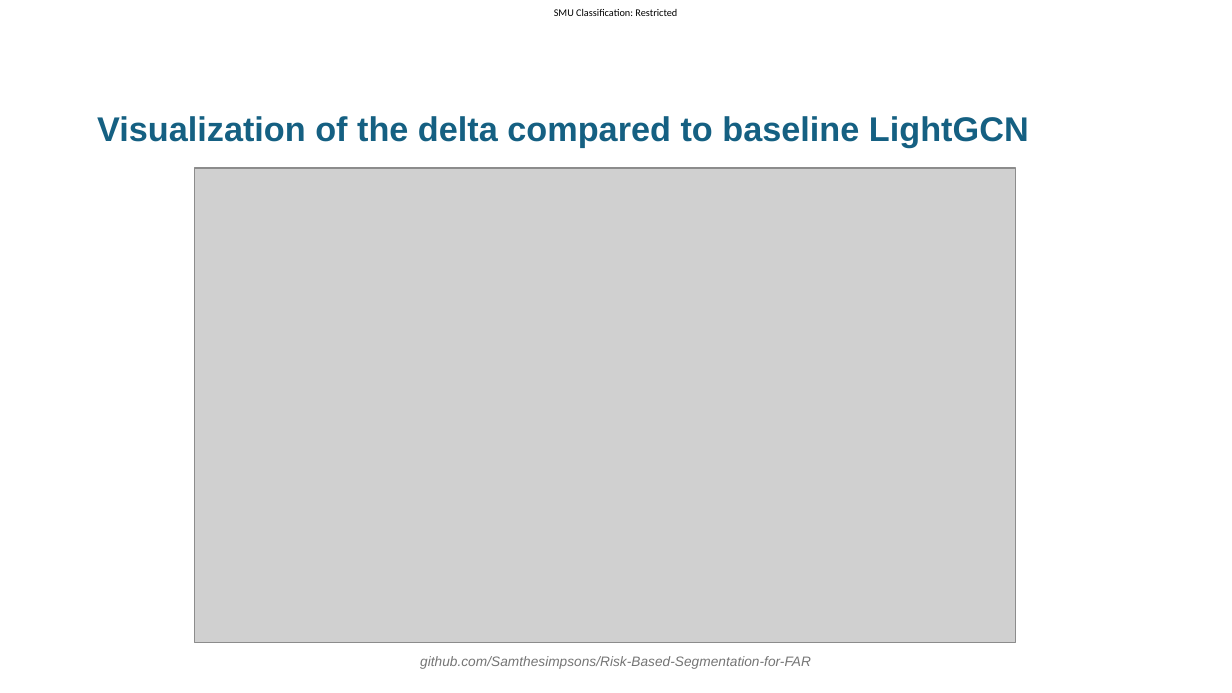
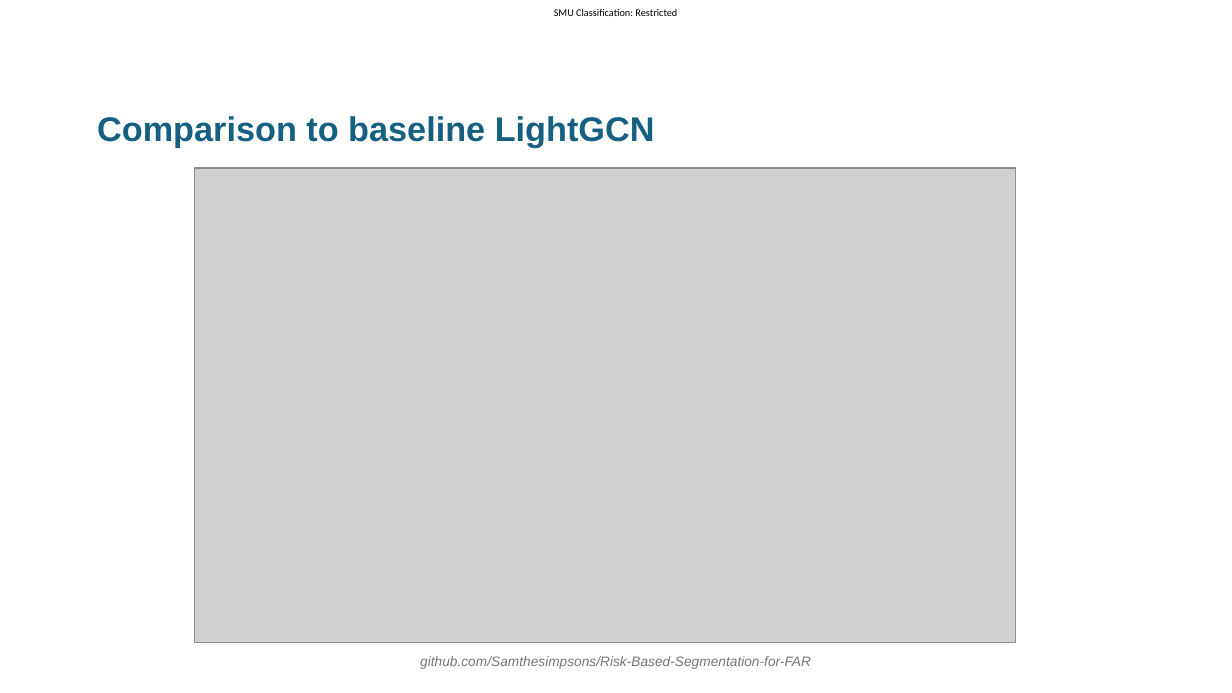
Before and after one commit to Samthesimpsons/Risk-Based-Segmentation-for-FAR, a slide deck: slide 25 of thesis/slides_draft_2/slides.pptx. Drawn at 1232x693 pixels with LibreOffice and Linux fonts; fonts in the diff are those of the drawing; grey boxes stand for pictures; background and template pictures are left out. Boxes give left, top, right and bottom in pixels: in the first picture for what was removed or moved away, otherwise in the second. Text is boxed around its words. In the diff, an @@ line names an element or a change of style, - is before the commit and + after.

```diff
--- a/thesis/slides_draft_2/slides.pptx
+++ b/thesis/slides_draft_2/slides.pptx
@@ title at bbox=[97, 116, 655, 147]: text changed @@
-Visualization of the delta compared to baseline LightGCN
+Comparison to baseline LightGCN
```
Also in this commit, not shown: 23 other slides changed.
